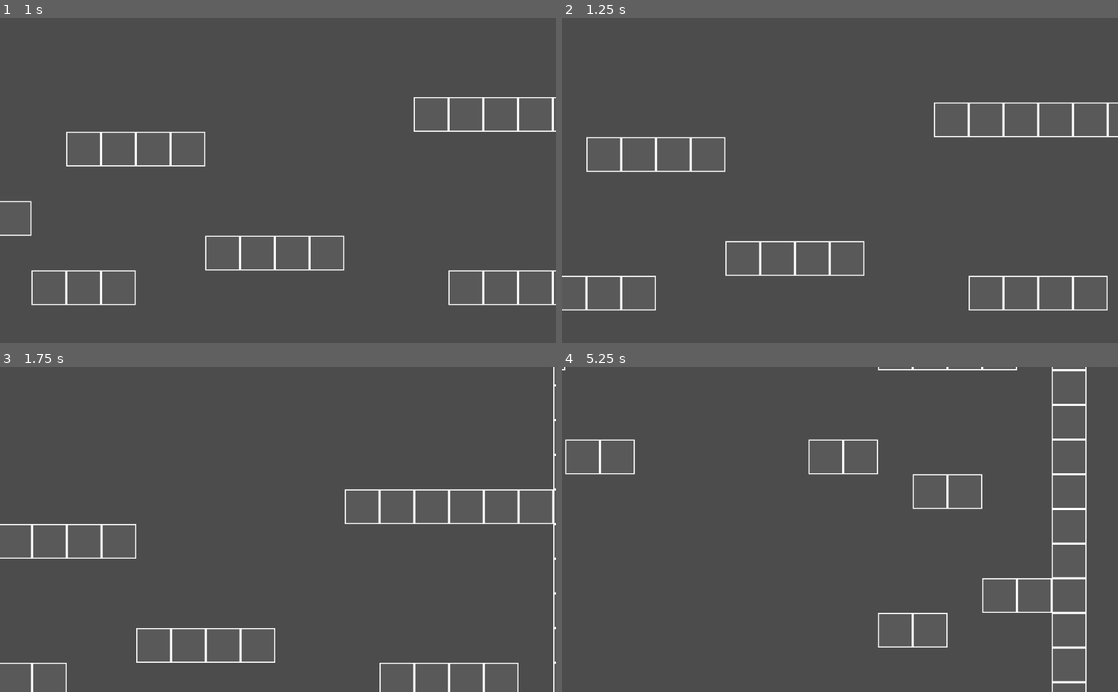
Above: before the commit, frames 1-4 (two rows, left to right).
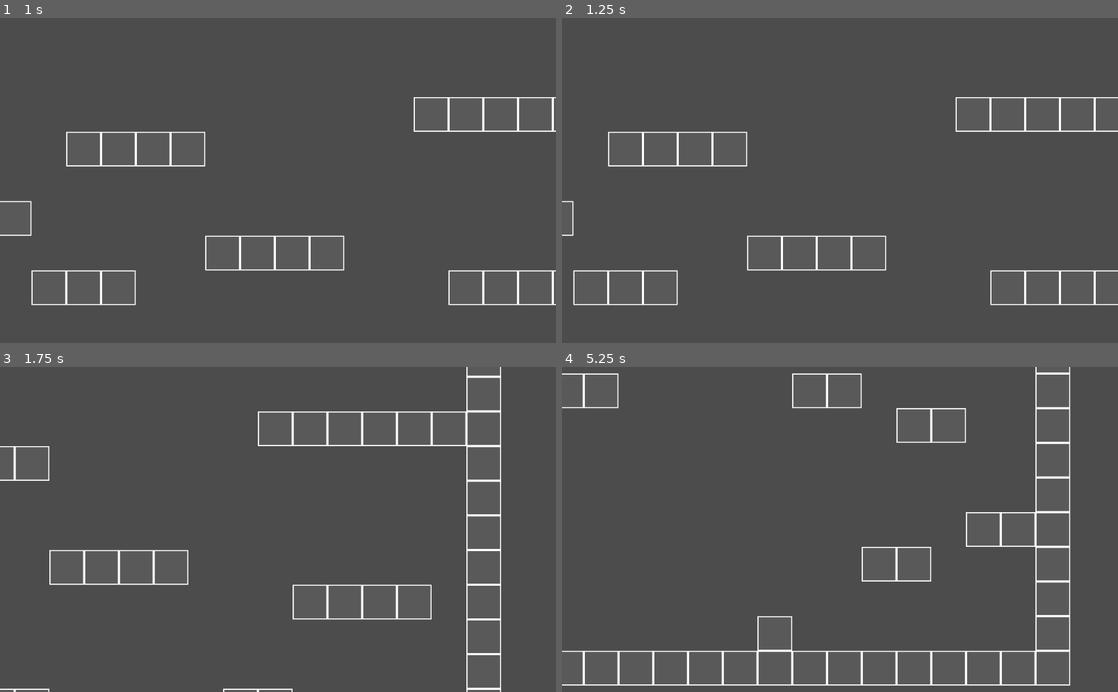
Above: after the commit, the same moments.

Repository: Syndicist/Project_Rose_Mu
Game: Godot game, scene res://Scenes/Test_Scene.tscn
The game is run twice, just before and just after one commit, with the same random seed, the same clock (stepped at 60 frames per second) and the same inputs.
Inputs:
- Up to frame 1 (1 s): hold Right (right) from 0.53 s (still down); hold 1 (attack) from 0.53 s (still down); tap Space (jump) at 0.77 s; tap F (special) at 0.8 s
- Up to frame 2 (1.25 s): keep holding Right (right); keep holding 1 (attack); tap Space (jump) at 1.07 s
- Up to frame 3 (1.75 s): keep holding Right (right); release 1 (attack) at 1.28 s; tap F (special) at 1.35 s; tap Space (jump) at 1.52, 1.55 s
- Up to frame 4 (5.25 s): tap Space (jump) at 1.82, 3.02, 3.32, 4.52, 4.82 s; release Right (right) at 2.03 s; hold Left (left) 2.03-2.78 s; hold Space (jump) 2.03-2.78 s; tap 1 (attack) at 2.3, 2.85, 4.55 s; hold Right (right) 2.78-4.28 s; tap F (special) at 3.05 s; hold Space (jump) 3.53-4.28 s; tap 2 (bash) at 3.6 s; hold Left (left) 4.28-5.03 s; tap 3 (pierce) at 4.35 s; hold Right (right) from 5.03 s (still down); hold F (special) from 5.03 s (still down)

Frame 1 is identical in both runs. In frame 2, 3.9% of the frame differs, in the area x 0-100%, y 24-90%; in frame 3, 4.7%; in frame 4, 5.9%, in the area x 0-95%, y 0-100%.

Commit message:
dash attacks

Diff:
--- a/Objects/Actors/Player/Rose/Attack_State.gd
+++ b/Objects/Actors/Player/Rose/Attack_State.gd
@@ -13,26 +13,35 @@
 #middle of the attack
 var mid = false;
 var special = "";
+var dir = "";
 var on_cooldown = false;
 var interrupt = 1;
 var distance_traversable = 80;
 var dashing = false;
+var combo_start = false;
 
 func enter():
 	host.state = 'attack';
-	$InterruptTimer.wait_time = 1;
-	$InterruptTimer.start();
+	combo_start = true;
 	handleInput(Input);
 	pass;
 
 func handleInput(event):
-	if(!$InterruptTimer.is_stopped()):
-		if(event.is_action_pressed("special")):
+	if(!$InterruptTimer.is_stopped() || combo_start):
+		if(event.is_action_pressed("special") && (event.is_action_pressed("left") || event.is_action_pressed("up") || event.is_action_pressed("right"))):
 			special = "Special";
+			if(event.is_action_pressed("left") || event.is_action_pressed("right")):
+				dir = "Horizontal"
+			elif(event.is_action_pressed("up")):
+				dir = "Vertical";
+			else:
+				special = "";
 		else:
 			special = "";
+			dir = "";
 		#if an attack is triggered, commit to it
-		if(event.is_action_just_pressed("attack")):
+		if(event.is_action_pressed("attack")):
+			print("@@@");
 			if(event.is_action_just_pressed("slash")):
 				current_attack = 'X';
 			elif(event.is_action_just_pressed("bash") && bash_enabled):
@@ -41,17 +50,18 @@
 				current_attack = 'Y';
 
 			if(current_attack != 'nil'):
+				combo_start = false;
 				$InterruptTimer.stop()
 				start = true;
 				combo_step += 1;
 		#cancel the combo
-		elif(host.is_on_floor()):
+		elif(host.is_on_floor() && !event.is_action_pressed("special")):
 			if(event.is_action_pressed("left") ||
 			event.is_action_pressed("right") ||
 			event.is_action_pressed("jump") ||
 			event.is_action_pressed("down") ):
 				exit('move_on_ground');
-		else:
+		elif(!event.is_action_pressed("special")):
 			if(event.is_action_pressed("left") || event.is_action_pressed("right")):
 				exit('move_in_air');
 	pass;
@@ -62,7 +72,7 @@
 	if(host.is_on_floor() && !mid):
 		host.hspd = 0;
 	#combo timeout
-	if(!start && !mid && $InterruptTimer.is_stopped() && $RecoilTimer.is_stopped()):
+	if(!start && !mid && $InterruptTimer.is_stopped() && $RecoilTimer.is_stopped() && !combo_start):
 		if(host.is_on_floor()):
 			exit('move_on_ground');
 		else:
@@ -112,8 +122,9 @@
 			print(special + combo_attack);
 			start = false;
 			mid = true;
-			var path = "res://Objects/Actors/Player/Rose/Attacks/" + special + combo_attack + "Attack.tscn"
-			special = ""
+			var path = "res://Objects/Actors/Player/Rose/Attacks/" + special + dir + combo_attack + "Attack.tscn"
+			special = "";
+			dir = "";
 			current_attack = 'nil';
 			var effect = load(path).instance();
 			effect.host = host;
--- a/Objects/Actors/Player/Rose/Attacks/Attack.gd
+++ b/Objects/Actors/Player/Rose/Attacks/Attack.gd
@@ -38,6 +38,7 @@
 	attack_state.get_node("RecoilTimer").wait_time = recoil;
 	attack_state.get_node("RecoilTimer").start();
 	attack_state.mid = false;
+	attack_state.dashing = false;
 	pass;
 
 
@@ -48,4 +49,6 @@
 	$AttackTimer.start();
 	attack_state.dashing = true;
 	host.hspd = speed * host.Direction;
+	host.vspd = 0;
+	host.fspd = 0;
 	pass;
--- /dev/null
+++ b/Objects/Actors/Player/Rose/Attacks/SpecialVerticalXAttack.gd
@@ -0,0 +1,44 @@
+extends "./Attack.gd"
+
+func _ready():
+	$WindupTimer.wait_time = wind;
+	$WindupTimer.start();
+	col.disabled = true;
+	visible = false;
+	pass;
+
+func _physics_process(delta):
+	if(host.position.y > pos.y):
+		displacement.y += host.position.y - pos.y;
+		pos.y = host.position.y;
+	elif(host.position.y < pos.y):
+		displacement.y += pos.y - host.position.y;
+		pos.y = host.position.y;
+	if(abs(displacement.y) > attack_state.distance_traversable):
+		if(host.is_on_floor()):
+			host.vspd = 0;
+		elif(speed > 0):
+			host.vspd += 25;
+			speed -= 25
+		attack_state.dashing = false;
+
+func _on_AttackTimer_timeout():
+	queue_free();
+	host.vspd = 0;
+	attack_state.get_node("RecoilTimer").wait_time = recoil;
+	attack_state.get_node("RecoilTimer").start();
+	attack_state.mid = false;
+	attack_state.dashing = false;
+	pass;
+
+
+func _on_WindupTimer_timeout():
+	col.disabled = false;
+	visible = true;
+	$AttackTimer.wait_time = attack;
+	$AttackTimer.start();
+	attack_state.dashing = true;
+	host.vspd = -speed;
+	host.hspd = 0;
+	host.fspd = 0;
+	pass;
--- /dev/null
+++ b/Objects/Actors/Player/Rose/Attacks/SpecialVerticalXAttack.tscn
@@ -0,0 +1,14 @@
+[gd_scene load_steps=3 format=2]
+
+[ext_resource path="res://Objects/Actors/Player/Rose/Attacks/Attack.tscn" type="PackedScene" id=1]
+[ext_resource path="res://Objects/Actors/Player/Rose/Attacks/SpecialVerticalXAttack.gd" type="Script" id=2]
+
+[node name="SpecialVericalXAttack" index="0" instance=ExtResource( 1 )]
+
+script = ExtResource( 2 )
+speed = 900.0
+
+[node name="collider" type="CollisionPolygon2D" parent="." index="2"]
+
+build_mode = 0
+polygon = PoolVector2Array( -18.24, 20.9958, 8.63864, -101.18, 46.9204, -7.5119, 17.5982, 72.3095 )
--- /dev/null
+++ b/Objects/Actors/Player/Rose/Attacks/SpecialVerticalXXAttack.tscn
@@ -0,0 +1,14 @@
+[gd_scene load_steps=3 format=2]
+
+[ext_resource path="res://Objects/Actors/Player/Rose/Attacks/Attack.tscn" type="PackedScene" id=1]
+[ext_resource path="res://Objects/Actors/Player/Rose/Attacks/SpecialVerticalXAttack.gd" type="Script" id=2]
+
+[node name="SpecialVericalXAttack" instance=ExtResource( 1 )]
+
+script = ExtResource( 2 )
+speed = 600.0
+
+[node name="collider" type="CollisionPolygon2D" parent="." index="2"]
+
+build_mode = 0
+polygon = PoolVector2Array( -18.24, 20.9958, 8.63864, -101.18, 46.9204, -7.5119, 17.5982, 72.3095 )
--- /dev/null
+++ b/Objects/Actors/Player/Rose/Attacks/SpecialVerticalXXXAttack.tscn
@@ -0,0 +1,14 @@
+[gd_scene load_steps=3 format=2]
+
+[ext_resource path="res://Objects/Actors/Player/Rose/Attacks/Attack.tscn" type="PackedScene" id=1]
+[ext_resource path="res://Objects/Actors/Player/Rose/Attacks/SpecialVerticalXAttack.gd" type="Script" id=2]
+
+[node name="SpecialVericalXAttack" instance=ExtResource( 1 )]
+
+script = ExtResource( 2 )
+speed = 600.0
+
+[node name="collider" type="CollisionPolygon2D" parent="." index="2"]
+
+build_mode = 0
+polygon = PoolVector2Array( -18.24, 20.9958, 8.63864, -101.18, 46.9204, -7.5119, 17.5982, 72.3095 )
--- a/Objects/Actors/Player/Rose/Move_In_Air_State.gd
+++ b/Objects/Actors/Player/Rose/Move_In_Air_State.gd
@@ -7,6 +7,9 @@
 func handleInput(event):
 	if(event.is_action_just_pressed("attack") && !attack.on_cooldown):
 		exit('attack');
+	if(event.is_action_just_released("jump")):
+			if(host.vspd < -1*host.jspd/3):
+				host.vspd = -1*host.jspd/3;
 	pass
 
 func execute(delta):
--- a/Objects/Actors/Player/Rose/Rose_Main_Script.gd
+++ b/Objects/Actors/Player/Rose/Rose_Main_Script.gd
@@ -5,8 +5,8 @@
 var hspd = 0;
 var vspd = 0;
 var fspd = 0;
-var mspd = 350;
-var jspd = 500;
+var mspd = 250;
+var jspd = 470;
 var Direction = 1;
 var gravity = 1200;
 var velocity = Vector2(0,0);
@@ -32,6 +32,7 @@
 	pass;
 
 func _physics_process(delta):
+	print(state);
 	#state machine
 	states[state].handleInput(Input);
 	states[state].execute(delta);
@@ -40,7 +41,7 @@
 	air_time += delta;
 
 	#move across surfaces
-	velocity.y = vspd + fspd;
+	velocity.y = vspd;
 	velocity.x = hspd;
 	velocity = move_and_slide(velocity, floor_normal);
 
@@ -52,14 +53,14 @@
 		fspd = 0;
 
 	if(!states['attack'].dashing):
-		fspd += gravity * delta;
+		vspd += gravity * delta;
 
 	#cap gravity
-	if(fspd > 900):
-		fspd = 900;
+	if(vspd > 450):
+		vspd = 450;
 
 	if(is_on_ceiling()):
-		fspd = 500;
+		vspd = 0;
 	pass;
 
 """
--- a/Scenes/Test_Scene.tscn
+++ b/Scenes/Test_Scene.tscn
@@ -3,7 +3,7 @@
 [ext_resource path="res://Tilesets/Primitive_Tileset.tres" type="TileSet" id=1]
 [ext_resource path="res://Objects/Actors/Player/Rose/Rose.tscn" type="PackedScene" id=2]
 
-[node name="Test" type="Node2D" index="0"]
+[node name="Test" type="Node2D"]
 
 [node name="TileMap" type="TileMap" parent="." index="0"]
 
@@ -23,7 +23,7 @@
 collision_mask = 2
 occluder_light_mask = 1
 format = 1
-tile_data = PoolIntArray( -262156, 0, 0, -327669, 0, 0, -196 …(992 unchanged characters)…  0, 0, 917515, 0, 0, 1048564, 0, 0, 983051, 0, 0, 1114100, 0, 0, 1114101, 0, 0,  …(330 unchanged characters)…
+tile_data = PoolIntArray( -262156, 0, 0, -327669, 0, 0, -196 …(992 unchanged characters)…  0, 0, 917515, 0, 0, 1048564, 0, 0, 983043, 0, 0, 983051, 0, 0, 1114100, 0, 0, 1114101, 0, 0,  …(330 unchanged characters)…
 _sections_unfolded = [ "Cell", "Collision", "Occluder" ]
 
 [node name="Rose" parent="." index="1" instance=ExtResource( 2 )]
--- a/project.godot
+++ b/project.godot
@@ -45,6 +45,8 @@
 , Object(InputEventKey,"resource_local_to_scene":false,"resource_name":"","device":0,"alt":false,"shift":false,"control":false,"meta":false,"command":false,"pressed":false,"scancode":49,"unicode":0,"echo":false,"script":null)
 , Object(InputEventKey,"resource_local_to_scene":false,"resource_name":"","device":0,"alt":false,"shift":false,"control":false,"meta":false,"command":false,"pressed":false,"scancode":50,"unicode":0,"echo":false,"script":null)
 , Object(InputEventKey,"resource_local_to_scene":false,"resource_name":"","device":0,"alt":false,"shift":false,"control":false,"meta":false,"command":false,"pressed":false,"scancode":51,"unicode":0,"echo":false,"script":null)
+, Object(InputEventJoypadButton,"resource_local_to_scene":false,"resource_name":"","device":0,"button_index":8,"pressure":0.0,"pressed":false,"script":null)
+, Object(InputEventKey,"resource_local_to_scene":false,"resource_name":"","device":0,"alt":false,"shift":false,"control":false,"meta":false,"command":false,"pressed":false,"scancode":70,"unicode":0,"echo":false,"script":null)
  ]
 slash=[ Object(InputEventJoypadButton,"resource_local_to_scene":false,"resource_name":"","device":0,"button_index":2,"pressure":0.0,"pressed":false,"script":null)
 , Object(InputEventKey,"resource_local_to_scene":false,"resource_name":"","device":0,"alt":false,"shift":false,"control":false,"meta":false,"command":false,"pressed":false,"scancode":49,"unicode":0,"echo":false,"script":null)
Renamed: Objects/Actors/Player/Rose/Attacks/SpecialXAttack.tscn -> Objects/Actors/Player/Rose/Attacks/SpecialHorizontalXAttack.tscn
Renamed: Objects/Actors/Player/Rose/Attacks/SpecialXXAttack.tscn -> Objects/Actors/Player/Rose/Attacks/SpecialHorizontalXXAttack.tscn
Renamed: Objects/Actors/Player/Rose/Attacks/SpecialXXXAttack.tscn -> Objects/Actors/Player/Rose/Attacks/SpecialHorizontalXXXAttack.tscn
